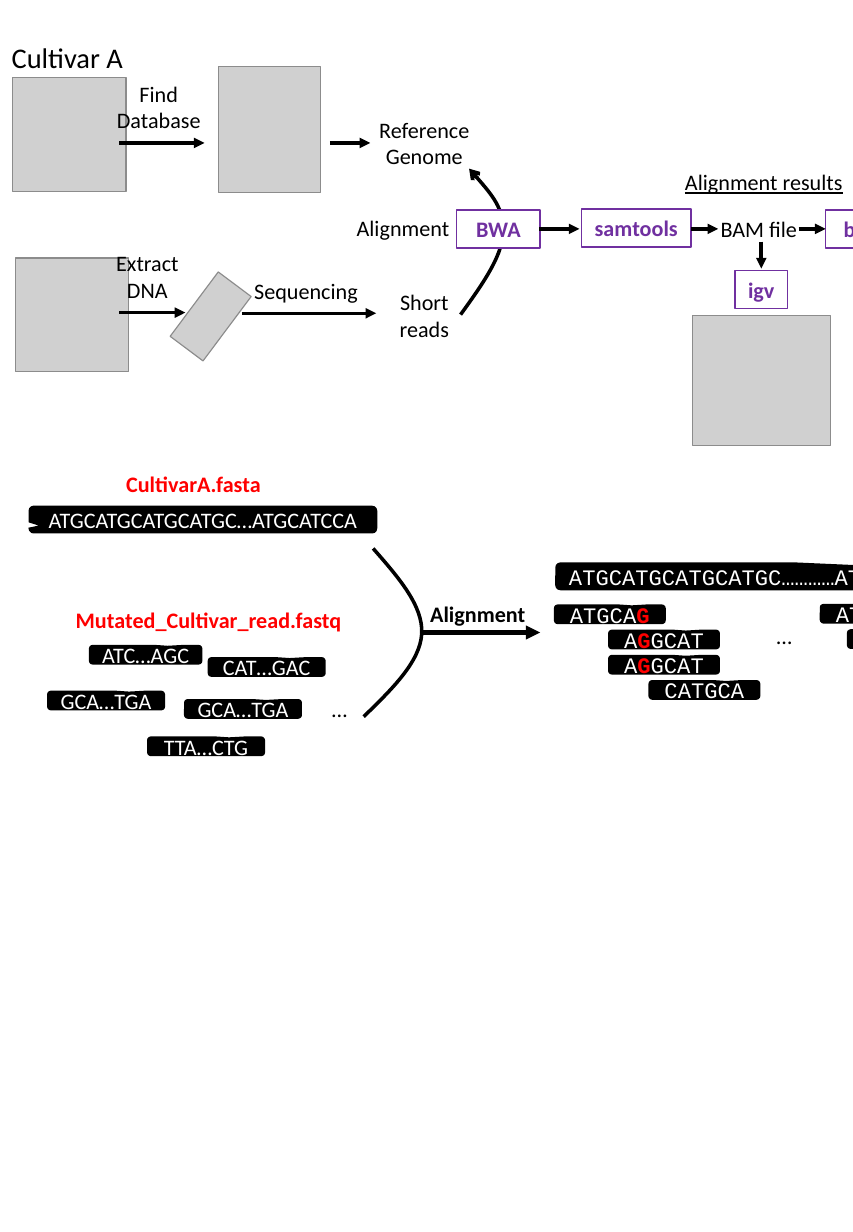
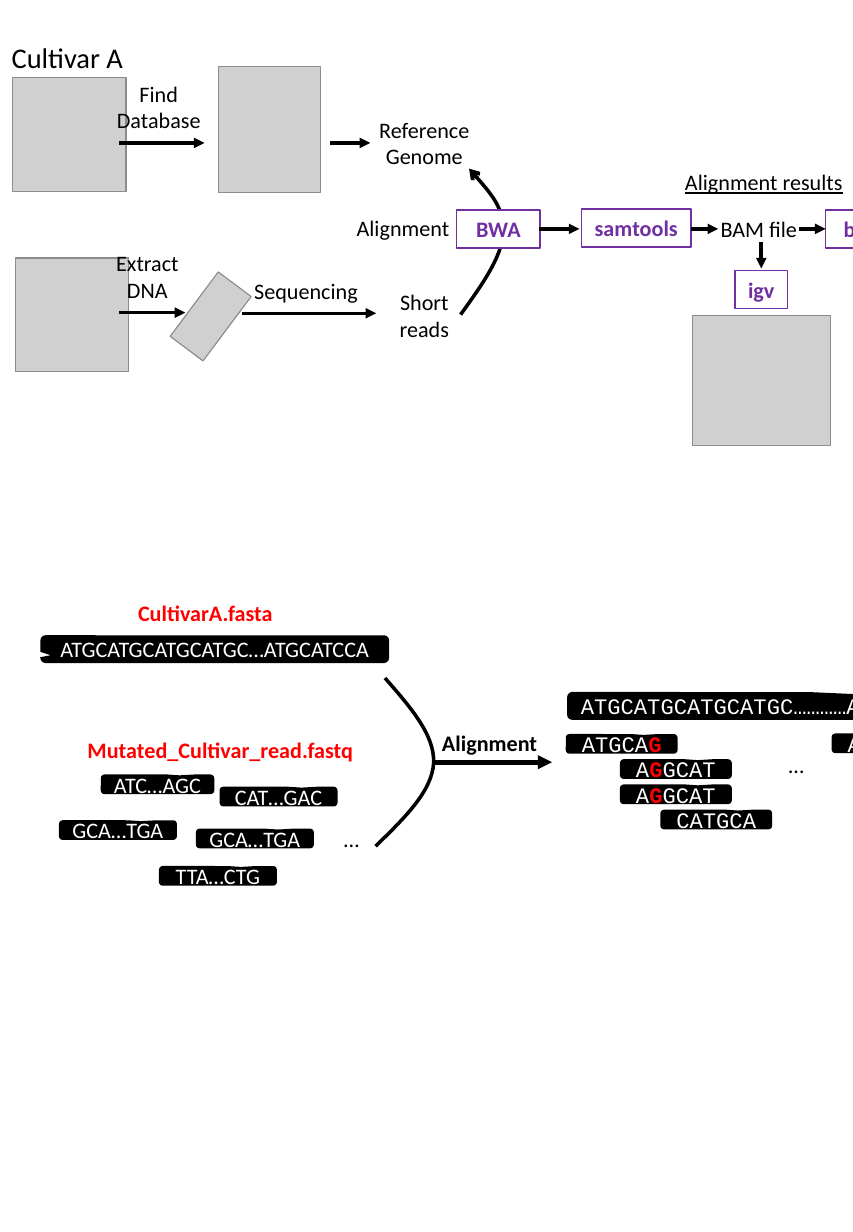
Before and after one commit to slt666666/FAO_lecture, a slide deck: slide 5 of FAO_2024/mutmapqtlseq.pptx. Drawn at 853x1232 pixels with LibreOffice and Linux fonts; fonts in the diff are those of the drawing; grey boxes stand for pictures. Boxes give left, top, right and bottom in pixels: in the first picture for what was removed or moved away, otherwise in the second. Text is boxed around its words. In the diff, an @@ line names an element or a change of style, - is before the commit and + after.

```diff
--- a/FAO_2024/mutmapqtlseq.pptx
+++ b/FAO_2024/mutmapqtlseq.pptx
@@ rounded speech box removed at box(847, 630, 853, 648) @@
-GCATCC
@@ 4 rounded speech boxes, 1 text: place and size @@
-4 rounded speech boxes, 1 text at box(76, 605, 853, 677)
+4 rounded speech boxes, 1 text at box(87, 735, 853, 805)
@@ 8 rounded speech boxes, 4 texts, 1 freeform shape, 1 arrow: place and size @@
-8 rounded speech boxes, 4 texts, 1 freeform shape, 1 arrow at box(30, 476, 853, 755)
+8 rounded speech boxes, 4 texts, 1 freeform shape, 1 arrow at box(41, 605, 853, 885)
```
Also in this commit, not shown: 1 slide added, 9 other files.
